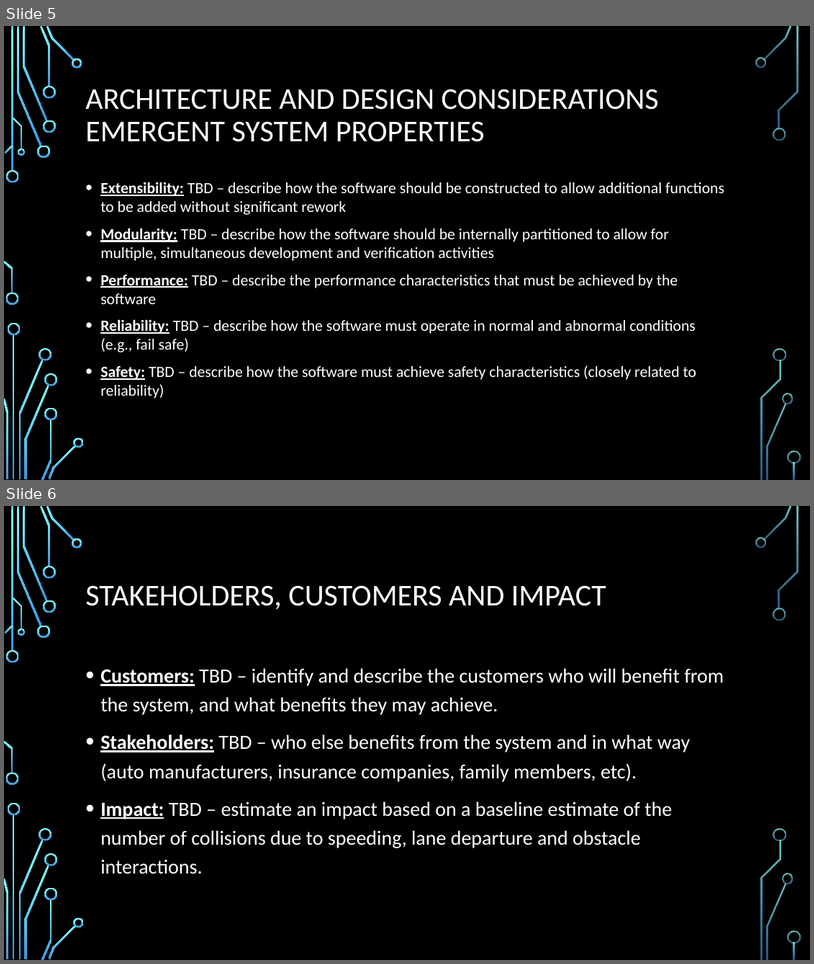
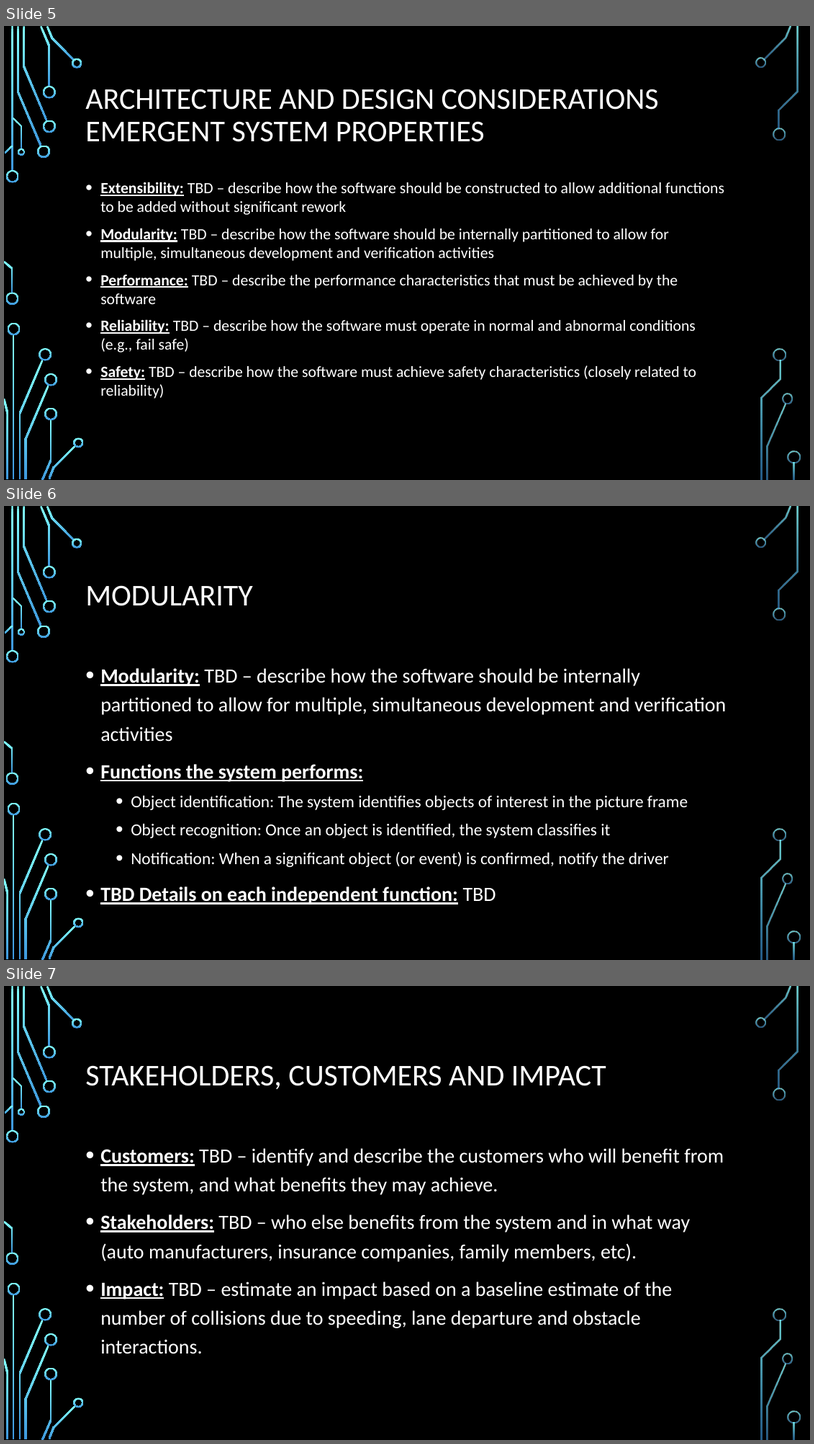
Before and after one commit to Scarabyte/SSW690-Project, a slide deck: docs/Presentations/Computer Vision Driving Aids Project Overview.pptx. Shown one above the other, each under a label of ours: slides 5 and 6 before the commit, slides 5, 6 and 7 after it. The pictures are 814x964 and 814x1444 pixels, drawn with LibreOffice and Linux fonts; fonts in the diff are those of the drawing; background and template pictures are left out. Boxes give left, top, right and bottom in pixels: in the first picture for what was removed or moved away, otherwise in the second. Text is boxed around its words. In the diff, an @@ line names an element or a change of style, - is before the commit and + after.

Commit message:
Start working in Issue #4

```diff
--- a/docs/Presentations/Computer Vision Driving Aids Project Overview.pptx
+++ b/docs/Presentations/Computer Vision Driving Aids Project Overview.pptx
@@ slide 6 added at (4,506,810,960), background picture (left out); not listed: 36 template elements that a slide beside it also shows @@
@@ title added at (85,585,253,606), 36 pt, text #FFFFFF @@
+MODULARITY
@@ text added at (100,668,726,904), 20 pt, text #FFFFFF @@
+• Modularity: TBD – describe how the software should be internally partitioned to allow for multiple, simultaneous development and verification activities
+• Functions the system performs:
+  • Object identification: The system identifies objects of interest in the picture frame
+  • Object recognition: Once an object is identified, the system classifies it
+  • Notification: When a significant object (or event) is confirmed, notify the driver
+• TBD Details on each independent function: TBD
@@ what was slide 6 is now slide 7 @@
```
